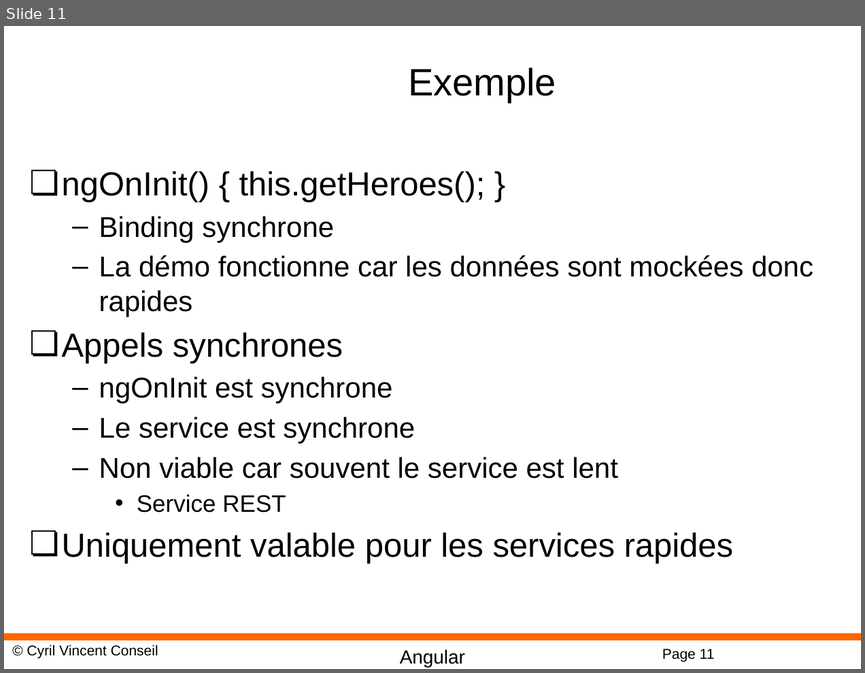
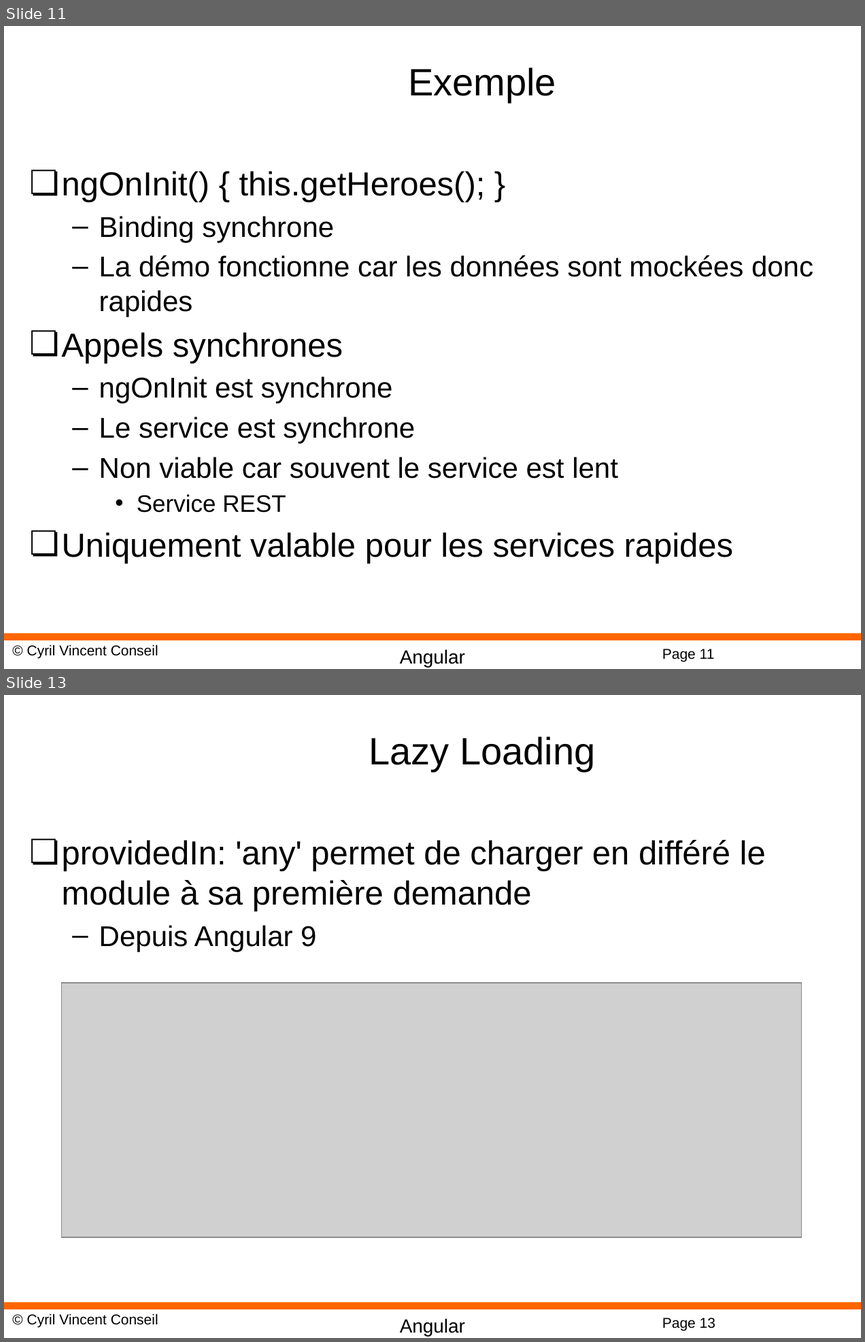
Before and after one commit to cyrilvincent/angular, a slide deck: PPT/Angular13-Services.pptx. Shown one above the other, each under a label of ours: slide 11 before the commit, slides 11 and 13 after it; the slides between them are not shown. The pictures are 865x673 and 865x1342 pixels, drawn with LibreOffice and Linux fonts; fonts in the diff are those of the drawing; grey boxes stand for pictures; background and template pictures are left out. Boxes give left, top, right and bottom in pixels: in the first picture for what was removed or moved away, otherwise in the second. Text is boxed around its words. In the diff, an @@ line names an element or a change of style, - is before the commit and + after.

```diff
--- a/PPT/Angular13-Services.pptx
+++ b/PPT/Angular13-Services.pptx
@@ slide 13 added at <box>4,695,861,1338</box>, background #FFFFFF; not listed: 4 template elements that a slide beside it also shows @@
@@ title added at <box>368,736,595,772</box>, 32 pt, text #000000 @@
+Lazy Loading
@@ text added at <box>62,840,766,951</box>, 28 pt, text #000000 @@
+❏ providedIn: 'any' permet de charger en différé le module à sa première demande
+  – Depuis Angular 9
@@ picture added at <box>61,983,802,1238</box> @@
```
Also in this commit, not shown: 2 other slides added, 3 other files.
